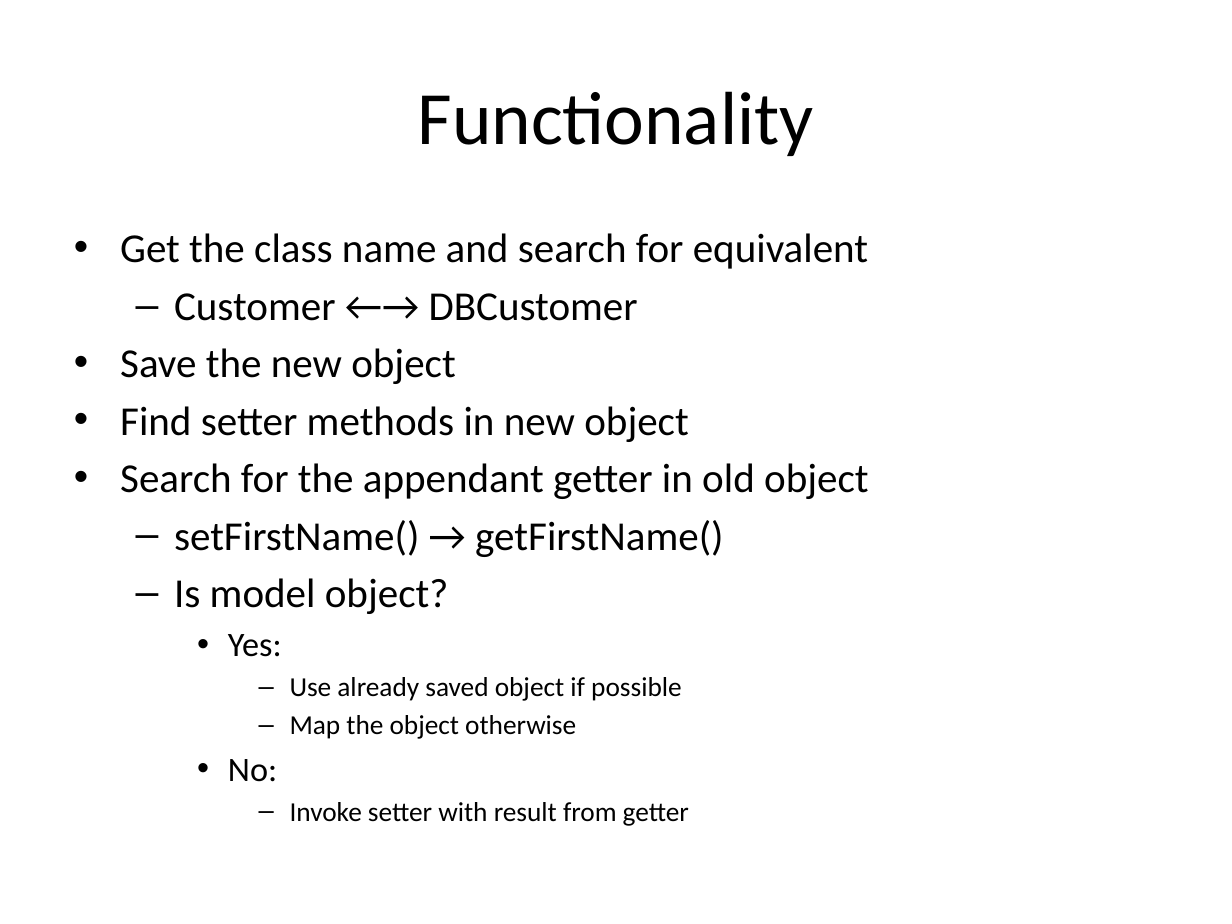
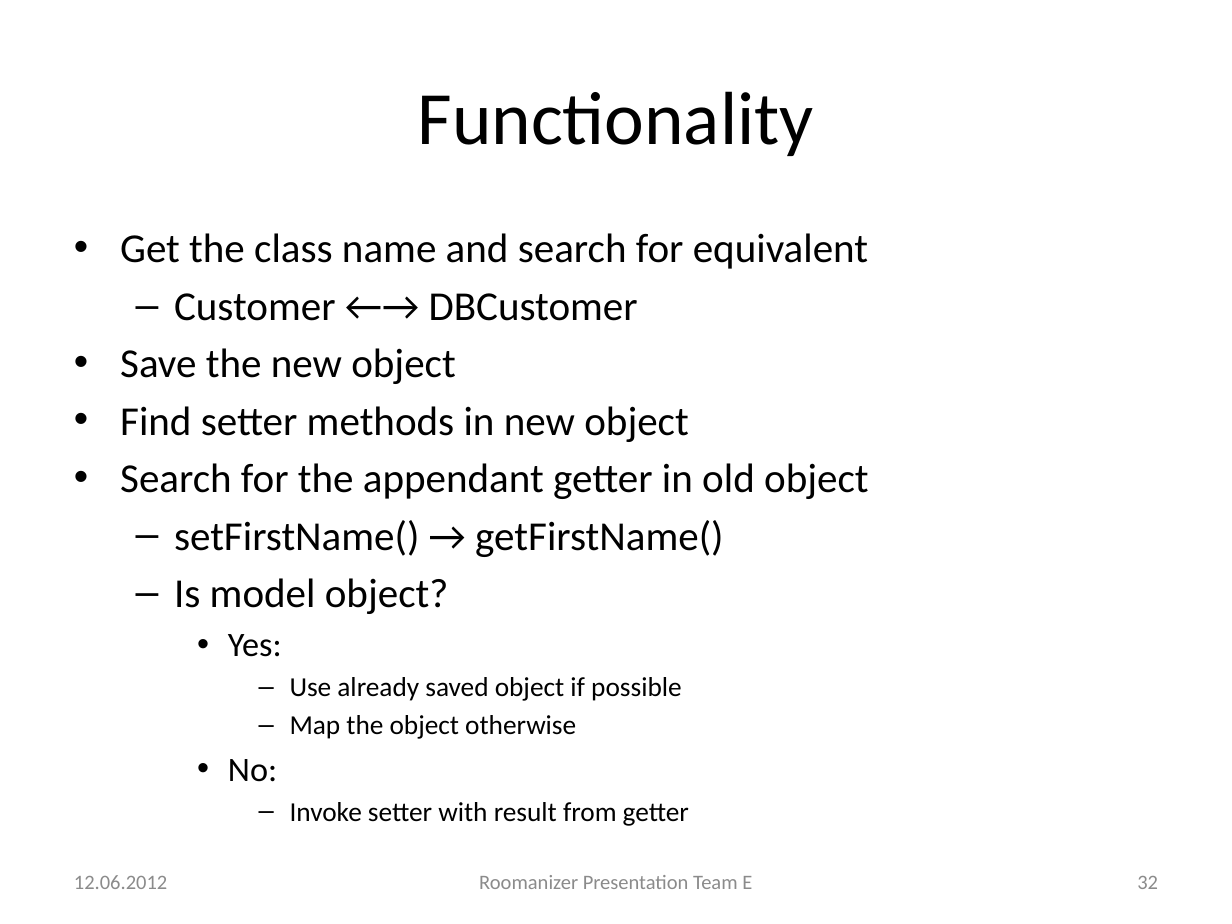
Before and after one commit to markusmo/HotelSoftware, a slide deck: slide 32 of Documentation/Praesentation/PresentationRoomanizer.pptx. Drawn at 1232x924 pixels with LibreOffice and Linux fonts; fonts in the diff are those of the drawing. Boxes give left, top, right and bottom in pixels: in the first picture for what was removed or moved away, otherwise in the second. Text is boxed around its words. In the diff, an @@ line names an element or a change of style, - is before the commit and + after.

```diff
--- a/Documentation/Praesentation/PresentationRoomanizer.pptx
+++ b/Documentation/Praesentation/PresentationRoomanizer.pptx
@@ text added at <box>74,875,167,889</box>, 12 pt, text #8C8C8C @@
+12.06.2012
@@ text added at <box>479,875,752,889</box>, 12 pt, text #8C8C8C @@
+Roomanizer Presentation Team E
@@ page number added at <box>1137,876,1158,889</box>, 12 pt, text #8C8C8C @@
+32
```
Also in this commit, not shown: 41 other slides changed, 2 slides added, 2 slides removed.
